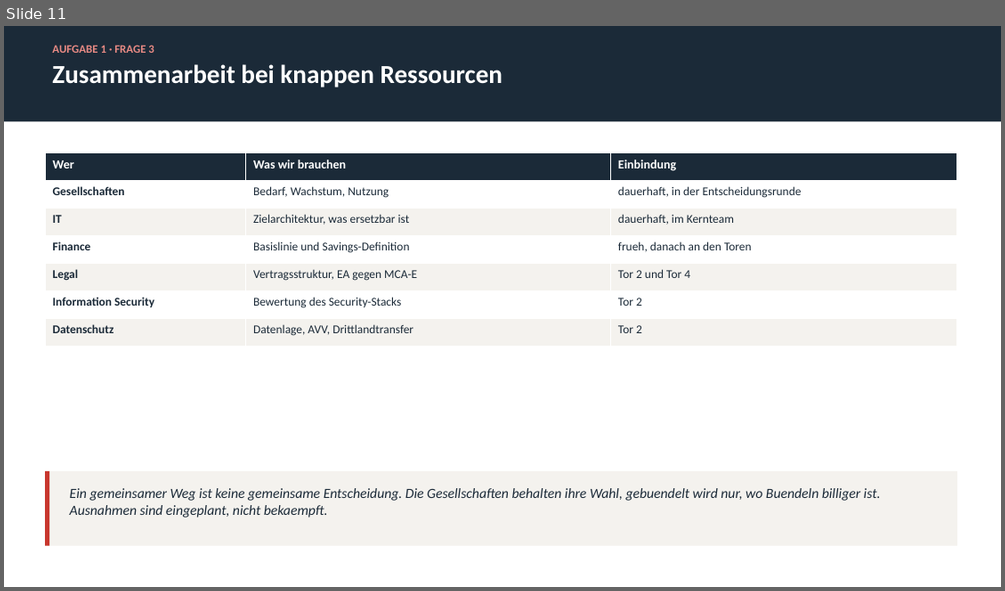
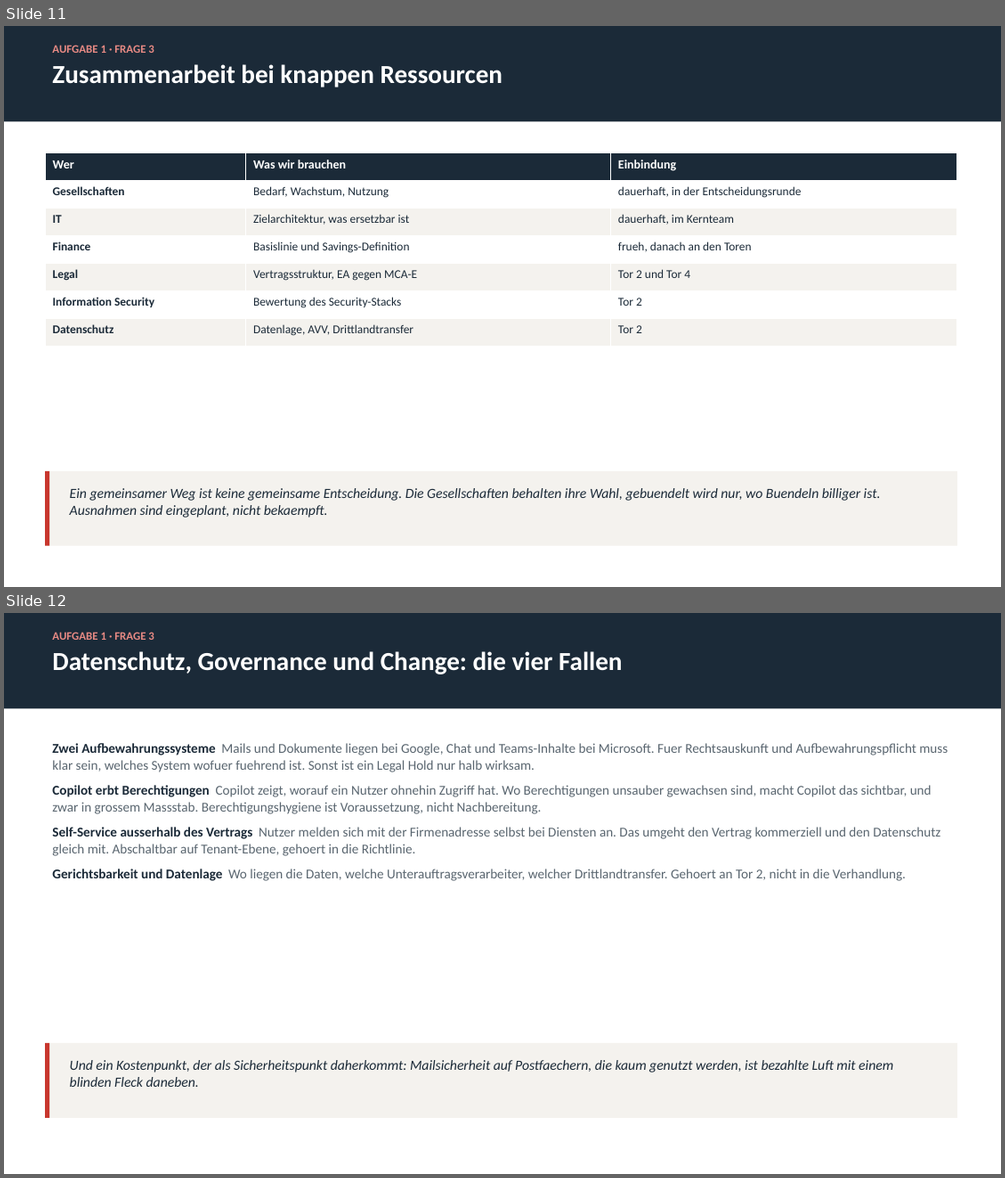
Before and after one commit to eugnmueller-87/PROCUREMENT, a slide deck: templates/microsoft-renewal-case-study.pptx. Shown one above the other, each under a label of ours: slide 11 before the commit, slides 11 and 12 after it. The pictures are 1005x591 and 1005x1178 pixels, drawn with LibreOffice and Linux fonts; fonts in the diff are those of the drawing. Boxes give left, top, right and bottom in pixels: in the first picture for what was removed or moved away, otherwise in the second. Text is boxed around its words. In the diff, an @@ line names an element or a change of style, - is before the commit and + after.

Commit message:
Datenschutz, Governance und Change als eigene Folie

```diff
--- a/templates/microsoft-renewal-case-study.pptx
+++ b/templates/microsoft-renewal-case-study.pptx
@@ slide 12 added at (x1=4, y1=613, x2=1001, y2=1174), background #FFFFFF @@
@@ rectangle added at (x1=4, y1=613, x2=1001, y2=709), fill #1B2A38 @@
@@ text added at (x1=52, y1=632, x2=622, y2=674), 25 pt, text #FFFFFF, bold @@
+AUFGABE 1 · FRAGE 3
+Datenschutz, Governance und Change: die vier Fallen
@@ text added at (x1=52, y1=743, x2=947, y2=881), 13 pt, text #5A6670 @@
+Zwei Aufbewahrungssysteme Mails und Dokumente liegen bei Google, Chat und Teams-Inhalte bei Microsoft. Fuer Rechtsauskunft und Aufbewahrungspflicht muss klar sein, welches System wofuer fuehrend ist. Sonst ist ein Legal Hold nur halb wirksam.
+Copilot erbt Berechtigungen Copilot zeigt, worauf ein Nutzer ohnehin Zugriff hat. Wo Berechtigungen unsauber gewachsen sind, macht Copilot das sichtbar, und zwar in grossem Massstab. Berechtigungshygiene ist Voraussetzung, nicht Nachbereitung.
+Self-Service ausserhalb des Vertrags Nutzer melden sich mit der Firmenadresse selbst bei Diensten an. Das umgeht den Vertrag kommerziell und den Datenschutz gleich mit. Abschaltbar auf Tenant-Ebene, gehoert in die Richtlinie.
+Gerichtsbarkeit und Datenlage Wo liegen die Daten, welche Unterauftragsverarbeiter, welcher Drittlandtransfer. Gehoert an Tor 2, nicht in die Verhandlung.
@@ rectangle added at (x1=45, y1=1043, x2=957, y2=1118), fill #F4F2EE @@
@@ rectangle added at (x1=45, y1=1043, x2=49, y2=1118), fill #C8372E @@
@@ text added at (x1=70, y1=1060, x2=893, y2=1086), 13.5 pt, text #1B2A38, italic @@
+Und ein Kostenpunkt, der als Sicherheitspunkt daherkommt: Mailsicherheit auf Postfaechern, die kaum genutzt werden, ist bezahlte Luft mit einem blinden Fleck daneben.
```
